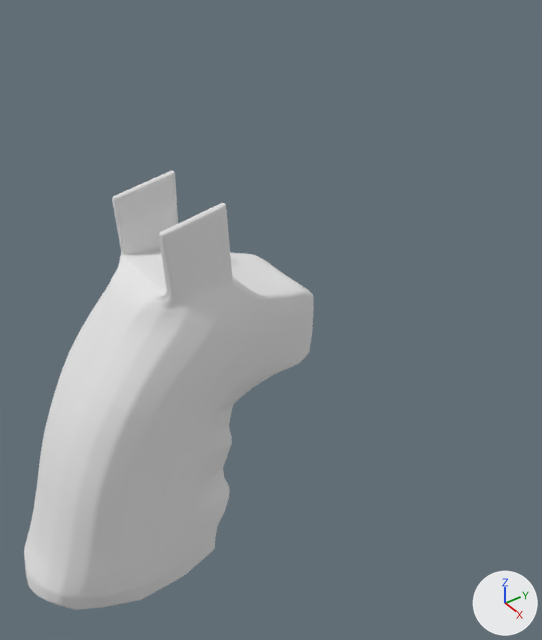
Before and after pictures for a commit that changed the Blender file DanWesson.blend.
Camera for both pictures: a camera (50 mm lens) standing at (3.87, -3.92, 2.45) and looking at (0.0, -1.16, -0.68). The lights are fixed; the arrows at lower right show +X, +Y and +Z.
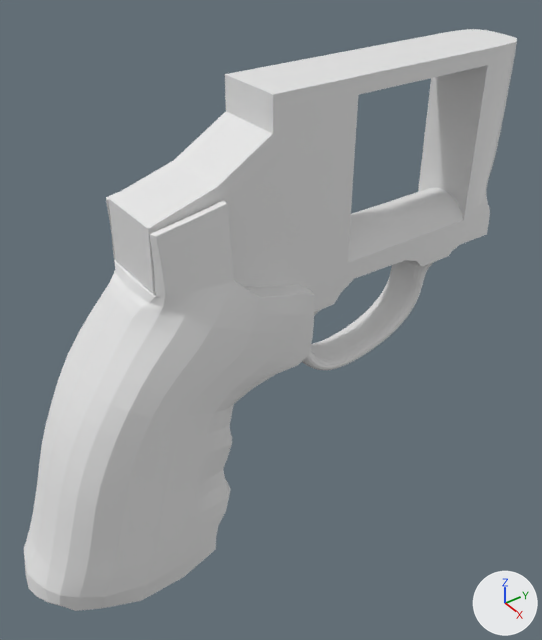
Where the change shows, as pixel boxes [x1, y1, x2, y2] in the pictures (542 x 640 px; the box of a moved part takes in the faces that stretch with it):
'Plane', reshaped: before [24, 171, 314, 610]; after [24, 192, 315, 611]
'Plane.001', added: after [109, 29, 517, 370]
part 1 of me_plane_002, moved or reshaped: before [96, 183, 314, 395]; after [101, 192, 314, 395]

Diff of the bpy script that builds the scene:
```diff
--- a/DanWesson.blend.py
+++ b/DanWesson.blend.py
@@ me_plane_002 @@
 # used by ob_plane; location = (0.0, 0.0, 0.0)
-me_plane_002.from_pydata(...)  # 276 vertices, 252 faces; spans x -0.48..0.0, y -3.33..-1.0, z -2.51..0.56
+me_plane_002.from_pydata(...)  # 279 vertices, 252 faces; spans x -0.48..0.0, y -3.33..-1.0, z -2.51..0.56
+# me_plane_002 part 1
+# 17 vertices are removed from x -0.32..0.0, y -2.26..-1.0, z -0.51..0.04
+# 32 faces are deleted
+# 3 vertices in x -0.34..-0.33, y -2.18..-2.16, z -0.01..0.28 move by (0.0, -0.03, 0.0)
+# 3 vertices in x -0.41..0.0, y -2.3..-2.25, z -0.23..-0.02 move by (0.0, -0.01, -0.01)
+# 3 vertices in x -0.23..0.0, y -2.34..-2.24, z -0.06..0.01 move by (0.0, -0.02, -0.02)
+# 15 vertices move within x -0.46..0.0, y -2.35..-1.0, z -0.51..0.48
+# 20 vertices are added at x -0.45..0.0, y -2.28..-1.0, z -0.57..0.05
+# 32 new faces join them
 me_plane_002.materials.append(mat_handrail)
@@ me_plane @@
+me_plane.from_pydata(...)  # 233 vertices, 191 faces; spans x -0.26..0.0, y -0.91..2.29, z -2.16..0.27
@@ ob_plane_001 @@
+ob_plane_001 = bpy.data.objects.new('Plane.001', me_plane)
+ob_plane_001.location = (0.0, -1.318, 0.855)
+_m = ob_plane_001.modifiers.new('Mirror', 'MIRROR')
+_m.use_clip = True
+_m = ob_plane_001.modifiers.new('Subsurf', 'SUBSURF')
+_m.levels = 2
```
